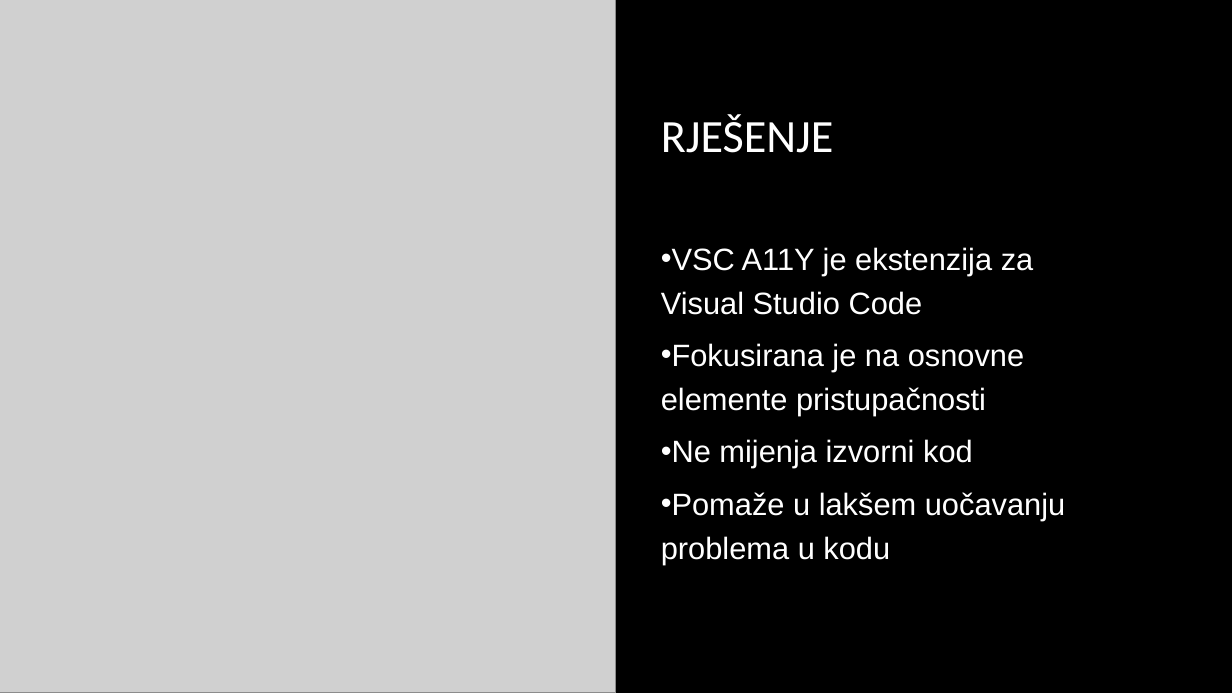
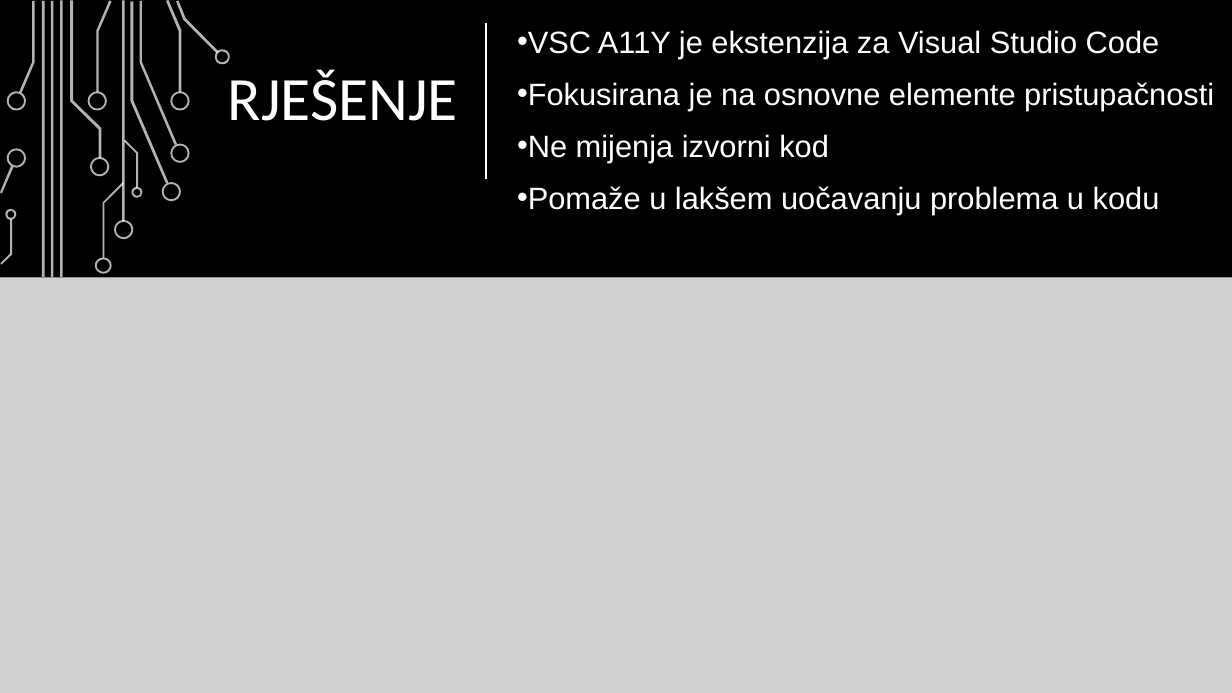
Before and after one commit to Jsjjjs6066/VSC-a11y, a slide deck: slide 9 of VSCA11Y_Prezentacija.pptx. Drawn at 1232x693 pixels with LibreOffice and Linux fonts; fonts in the diff are those of the drawing; grey boxes stand for pictures; background and template pictures are left out. Boxes give left, top, right and bottom in pixels: in the first picture for what was removed or moved away, otherwise in the second. Text is boxed around its words. In the diff, an @@ line names an element or a change of style, - is before the commit and + after.

Commit message:
Update

```diff
--- a/VSCA11Y_Prezentacija.pptx
+++ b/VSCA11Y_Prezentacija.pptx
@@ picture removed at (x1=0, y1=0, x2=616, y2=693) @@
@@ freeform shape resized from (x1=142, y1=548, x2=180, y2=692) to (x1=130, y1=2, x2=168, y2=184) @@
@@ title "RJEŠENJE" moved from (x1=661, y1=114, x2=834, y2=153) to (x1=228, y1=69, x2=458, y2=121) @@
@@ title "RJEŠENJE" at (x1=228, y1=69, x2=458, y2=121): size 36 to 48 pt @@
@@ line added from (486, 23) to (486, 179), #FFFFFF 1.5 pt @@
@@ text "VSC A11Y je ekstenzija za ..." rewrapped from (x1=661, y1=247, x2=1065, y2=564) to (x1=517, y1=30, x2=1214, y2=214) @@
@@ freeform shape added at (x1=1, y1=182, x2=14, y2=195), fill gradient #82FFFF to #3D97DE @@
@@ group added at (x1=1, y1=49, x2=231, y2=274): 14 freeform shapes @@
@@ freeform shape resized from (x1=168, y1=601, x2=184, y2=693) to (x1=103, y1=182, x2=124, y2=259) @@
@@ picture added at (x1=0, y1=278, x2=1232, y2=693) @@
@@ group removed at (x1=65, y1=403, x2=221, y2=693): 2 rectangles, 2 freeform shapes @@
@@ group removed at (x1=14, y1=471, x2=1210, y2=693): 5 freeform shapes, 2 rectangles @@
```
Also in this commit, not shown: 5 other slides changed, 1 slide added.
